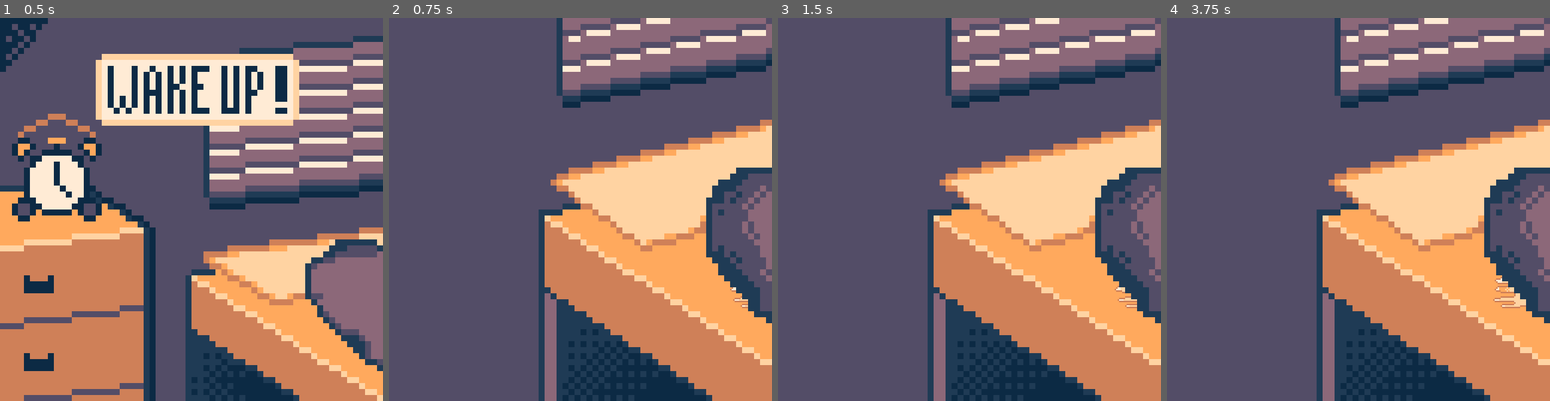
Above: before the commit, frames 1-4 (left to right).
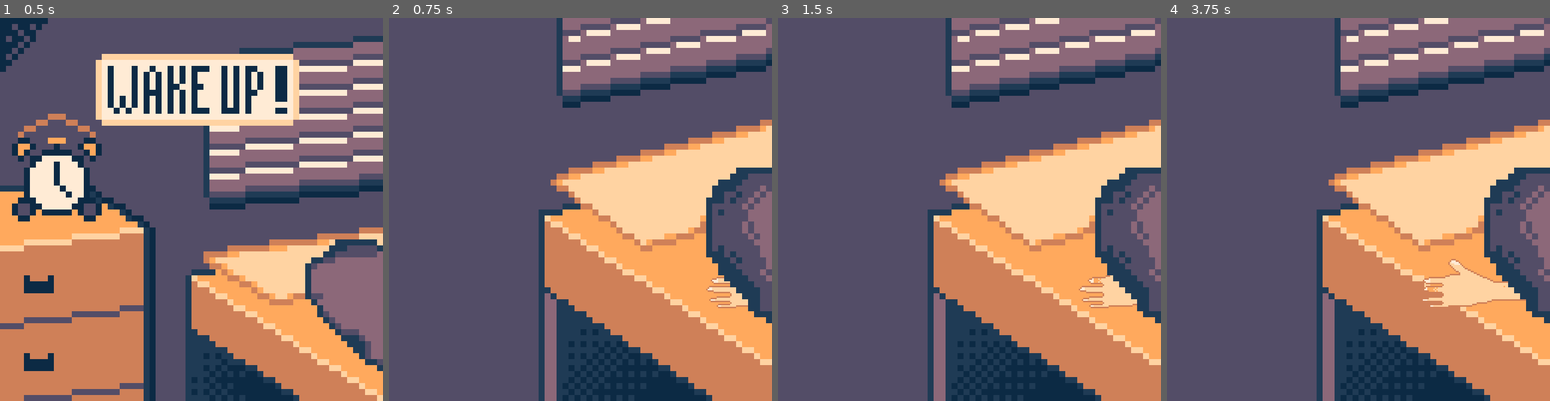
Above: after the commit, the same moments.

Repository: Otwald/WakeUp
Game: Godot game, scene res://_Root.tscn
The game is run twice, just before and just after one commit, with the same random seed, the same clock (stepped at 60 frames per second) and the same inputs.
Inputs (mouse positions are in pixels of both pictures, inside the frame that each line leads up to):
- Up to frame 1 (0.5 s): no input
- Up to frame 2 (0.75 s): click (588, 94) at 0.5 s
- Up to frame 3 (1.5 s): tap Enter at 1.25 s; tap A (mash_a) at 1.35 s
- Up to frame 4 (3.75 s): tap Space at 2, 3.5 s; tap D (mash_b) at 2.1, 3.6 s; tap Enter at 2.75 s; tap A (mash_a) at 2.85 s

Frame 1 is identical in both runs. In frame 2, 0.5% of the frame differs, in the area x 82-94%, y 67-76%; in frame 3, 0.7%; in frame 4, 1.7%, in the area x 66-94%, y 62-76%.

Commit message:
added new scenes

Diff:
--- a/PlayScene/PlayScene.gd
+++ b/PlayScene/PlayScene.gd
@@ -11,7 +11,23 @@
 var play_screens : Dictionary = {
 	"scene1" : {
 		"ress" : preload("res://PlayScene/Scenes/Scene1.tscn"),
-		"length" : 240-64
+		"length" : 224-64
+	},
+	"scene2" : {
+		"ress" : preload("res://PlayScene/Scenes/Scene2.tscn"),
+		"length" : 232-40
+	},
+	"scene3" : {
+		"ress" : preload("res://PlayScene/Scenes/Scene3.tscn"),
+		"length" : 232-24
+	},
+	"scene4" : {
+		"ress" : preload("res://PlayScene/Scenes/Scene4.tscn"),
+		"length" : 232-24
+	},
+	"scene5" : {
+		"ress" : preload("res://PlayScene/Scenes/Scene5.tscn"),
+		"length" : 232-24
 	},
 	"sceneend" : {
 		"ress" : preload("res://PlayScene/Scenes/SceneEnd.tscn"),
@@ -61,6 +77,7 @@
 		return;
 	if limit <= progress:
 		alarm.stop();
+		player.hide();
 		win.show();
 
 func get_input()->bool:
--- a/PlayScene/PlayScene.tscn
+++ b/PlayScene/PlayScene.tscn
@@ -1,10 +1,9 @@
-[gd_scene load_steps=12 format=2]
+[gd_scene load_steps=11 format=2]
 
 [ext_resource path="res://PlayScene/PlayScene.gd" type="Script" id=1]
 [ext_resource path="res://PlayScene/Hand.png" type="Texture" id=3]
 [ext_resource path="res://PlayScene/Arm.png" type="Texture" id=4]
 [ext_resource path="res://PlayScene/LongArm.png" type="Texture" id=5]
-[ext_resource path="res://PlayScene/ArmBorder.png" type="Texture" id=6]
 [ext_resource path="res://PlayScene/EndScene.png" type="Texture" id=7]
 [ext_resource path="res://PlayScene/LoseScene.png" type="Texture" id=8]
 [ext_resource path="res://PlayScene/Button/SnoozeHover.png" type="Texture" id=9]
@@ -21,12 +20,9 @@
 
 [node name="Scenes" type="Node" parent="."]
 
-[node name="ArmBorder" type="Sprite" parent="."]
-position = Vector2( 224, 104 )
-texture = ExtResource( 6 )
-
 [node name="Player" type="Node2D" parent="."]
 position = Vector2( 224, 104 )
+z_index = 1
 
 [node name="Hand" type="Sprite" parent="Player"]
 texture = ExtResource( 3 )
@@ -57,6 +53,7 @@
 
 [node name="Win" type="Node2D" parent="EndScrenes"]
 visible = false
+z_index = 5
 
 [node name="End" type="Sprite" parent="EndScrenes/Win"]
 position = Vector2( 128, 128 )
@@ -74,6 +71,7 @@
 
 [node name="Lose" type="Node2D" parent="EndScrenes"]
 visible = false
+z_index = 5
 
 [node name="End" type="Sprite" parent="EndScrenes/Lose"]
 position = Vector2( 128, 128 )
--- a/PlayScene/Scenes/Scene1.tscn
+++ b/PlayScene/Scenes/Scene1.tscn
@@ -22,12 +22,13 @@
 [node name="Sleeper" type="Sprite" parent="."]
 position = Vector2( 128, 128 )
 scale = Vector2( 4, 4 )
+z_index = 2
 texture = ExtResource( 2 )
 
 [node name="Paremeter" type="Node" parent="."]
 
 [node name="Start" type="Node2D" parent="Paremeter"]
-position = Vector2( 240, 176 )
+position = Vector2( 224, 176 )
 
 [node name="End" type="Node2D" parent="Paremeter"]
 position = Vector2( 64, 176 )
--- /dev/null
+++ b/PlayScene/Scenes/Scene2.tscn
@@ -0,0 +1,25 @@
+[gd_scene load_steps=3 format=2]
+
+[ext_resource path="res://PlayScene/Scenes/GroundScene.png" type="Texture" id=1]
+[ext_resource path="res://PlayScene/ArmBorder.png" type="Texture" id=2]
+
+[node name="Scene2" type="Node2D"]
+
+[node name="BG" type="Sprite" parent="."]
+position = Vector2( 128, 128 )
+scale = Vector2( 4, 4 )
+z_index = -1
+texture = ExtResource( 1 )
+
+[node name="ArmBorder" type="Sprite" parent="."]
+position = Vector2( 224, 176 )
+z_index = 2
+texture = ExtResource( 2 )
+
+[node name="Paremeter" type="Node" parent="."]
+
+[node name="Start" type="Node2D" parent="Paremeter"]
+position = Vector2( 232, 176 )
+
+[node name="End" type="Node2D" parent="Paremeter"]
+position = Vector2( 40, 176 )
--- /dev/null
+++ b/PlayScene/Scenes/Scene3.tscn
@@ -0,0 +1,25 @@
+[gd_scene load_steps=3 format=2]
+
+[ext_resource path="res://PlayScene/ArmBorder.png" type="Texture" id=1]
+[ext_resource path="res://PlayScene/Scenes/FloorScene.png" type="Texture" id=2]
+
+[node name="Scene3" type="Node2D"]
+
+[node name="BG" type="Sprite" parent="."]
+position = Vector2( 128, 128 )
+scale = Vector2( 4, 4 )
+z_index = -1
+texture = ExtResource( 2 )
+
+[node name="ArmBorder" type="Sprite" parent="."]
+position = Vector2( 224, 144 )
+z_index = 2
+texture = ExtResource( 1 )
+
+[node name="Paremeter" type="Node" parent="."]
+
+[node name="Start" type="Node2D" parent="Paremeter"]
+position = Vector2( 232, 144 )
+
+[node name="End" type="Node2D" parent="Paremeter"]
+position = Vector2( 24, 144 )
--- /dev/null
+++ b/PlayScene/Scenes/Scene4.tscn
@@ -0,0 +1,25 @@
+[gd_scene load_steps=3 format=2]
+
+[ext_resource path="res://PlayScene/ArmBorder.png" type="Texture" id=1]
+[ext_resource path="res://PlayScene/Scenes/BahtScene.png" type="Texture" id=2]
+
+[node name="Scene4" type="Node2D"]
+
+[node name="BG" type="Sprite" parent="."]
+position = Vector2( 128, 128 )
+scale = Vector2( 4, 4 )
+z_index = -1
+texture = ExtResource( 2 )
+
+[node name="ArmBorder" type="Sprite" parent="."]
+position = Vector2( 224, 144 )
+z_index = 2
+texture = ExtResource( 1 )
+
+[node name="Paremeter" type="Node" parent="."]
+
+[node name="Start" type="Node2D" parent="Paremeter"]
+position = Vector2( 232, 144 )
+
+[node name="End" type="Node2D" parent="Paremeter"]
+position = Vector2( 24, 144 )
--- /dev/null
+++ b/PlayScene/Scenes/Scene5.tscn
@@ -0,0 +1,25 @@
+[gd_scene load_steps=3 format=2]
+
+[ext_resource path="res://PlayScene/ArmBorder.png" type="Texture" id=1]
+[ext_resource path="res://PlayScene/Scenes/FloorScene.png" type="Texture" id=2]
+
+[node name="Scene5" type="Node2D"]
+
+[node name="BG" type="Sprite" parent="."]
+position = Vector2( 128, 128 )
+scale = Vector2( -4, 4 )
+z_index = -1
+texture = ExtResource( 2 )
+
+[node name="ArmBorder" type="Sprite" parent="."]
+position = Vector2( 224, 144 )
+z_index = 2
+texture = ExtResource( 1 )
+
+[node name="Paremeter" type="Node" parent="."]
+
+[node name="Start" type="Node2D" parent="Paremeter"]
+position = Vector2( 232, 144 )
+
+[node name="End" type="Node2D" parent="Paremeter"]
+position = Vector2( 24, 144 )
--- a/PlayScene/Scenes/SceneEnd.tscn
+++ b/PlayScene/Scenes/SceneEnd.tscn
@@ -1,6 +1,7 @@
-[gd_scene load_steps=7 format=2]
+[gd_scene load_steps=8 format=2]
 
 [ext_resource path="res://PlayScene/Scenes/PlayScreen.png" type="Texture" id=1]
+[ext_resource path="res://PlayScene/ArmBorder.png" type="Texture" id=2]
 
 [sub_resource type="AtlasTexture" id=1]
 atlas = ExtResource( 1 )
@@ -41,3 +42,8 @@
 
 [node name="End" type="Node2D" parent="Paremeter"]
 position = Vector2( 56, 104 )
+
+[node name="ArmBorder" type="Sprite" parent="."]
+position = Vector2( 224, 104 )
+z_index = 2
+texture = ExtResource( 2 )
--- a/project.godot
+++ b/project.godot
@@ -10,7 +10,7 @@
 
 [application]
 
-config/name="Beans_Jam"
+config/name="WakeUp"
 run/main_scene="res://_Root.tscn"
 config/icon="res://icon.png"
 
Binary file added: PlayScene/Scenes/BahtScene.aseprite
Binary file added: PlayScene/Scenes/BahtScene.png
Not shown, added: PlayScene/Scenes/BahtScene.png.import
Binary file added: PlayScene/Scenes/FloorScene.aseprite
Binary file added: PlayScene/Scenes/FloorScene.png
Not shown, added: PlayScene/Scenes/FloorScene.png.import
Binary file added: PlayScene/Scenes/GroundScene.aseprite
Binary file added: PlayScene/Scenes/GroundScene.png
Not shown, added: PlayScene/Scenes/GroundScene.png.import
Not shown, added: export_presets.cfg
Binary file added: icon.aseprite
Binary file changed: icon.png
